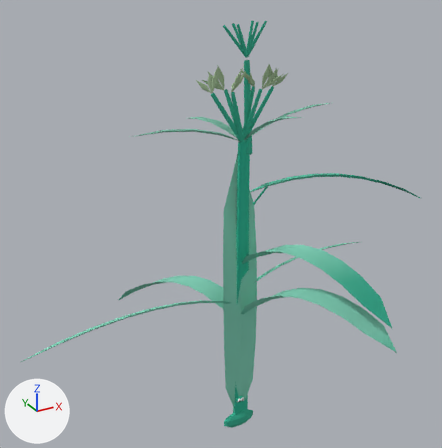
Renders of the glTF model web-forest/public/model/species/hypolytrum-nemorum.glb from each side of a commit.
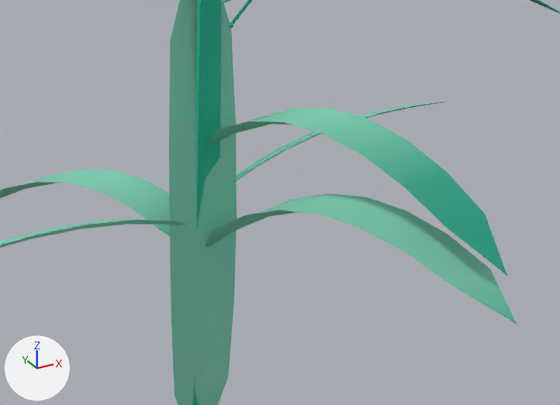
The first picture shows the older version from a 50 mm camera at (-0.449, -0.69, 0.732) aimed at (-0.045, 0.043, 0.365). The close-ups show the older and then the newer version on the part from 31% to 95% of the width and 43% to 88% of the height of that picture. Only the edits that show in the close-ups are written down. The lights are fixed; the arrows at lower left show +X, +Y and +Z. Where no turn or scale is listed for an object, it has been applied to the vertices. Vertices at exactly the same position are counted once.

The first close-up shows 'culm', 'p0', 'p1', 'p2', 'p3', 'p4' and 1 more.
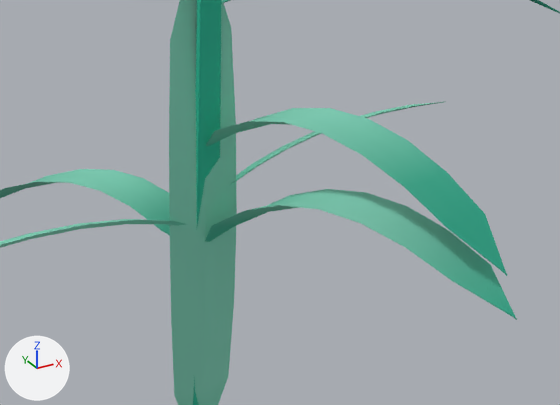
Where the change shows, as pixel boxes [x1, y1, x2, y2] in the close-ups (560 x 405 px; the box of a moved part takes in the faces that stretch with it):
'p1', recoloured, moved: before [205, 193, 517, 325]; after [205, 189, 517, 320]
part 1 of me_mesh_2, moved or reshaped: before [205, 193, 517, 325]; after [205, 189, 517, 320]
part 2 of me_mesh_2, recoloured: [207, 193, 513, 317] in both

What changed in the scene script:
```text
Change me_mesh_2:
    used by ob_p1; location = (-0.0283, 0.0125, 0.2163)
    remove me_mesh_2.from_pydata(...)  # 33 vertices, 60 faces; spans x -0.003..0.177, y -0.162..0.0, z -0.029..0.056
    add me_mesh_2.from_pydata(...)  # 33 vertices, 60 faces; spans x 0.0..0.179, y -0.145..0.017, z -0.057..0.027
    me_mesh_2 part 1: the whole mesh is moved by (0.003, 0.017, -0.028)
    me_mesh_2 part 2: 59 faces centred in x 0.005..0.174, y -0.154..-0.011, z -0.018..0.054 are repainted in the vertex colours; the middle colour goes from green #80cfb6 to green #6cc5aa
Change ob_p1:
    ob_p1.location: (-0.0283, 0.0125, 0.2163) -> (-0.0309, -0.0043, 0.2484)
```
